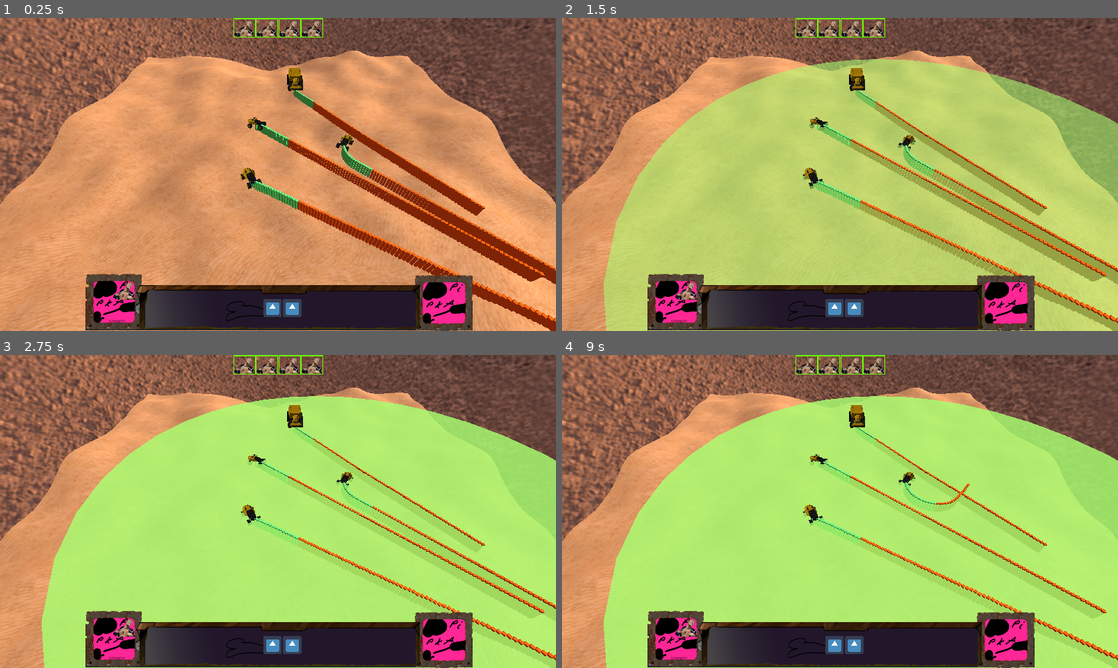
Above: before the commit, frames 1-4 (two rows, left to right).
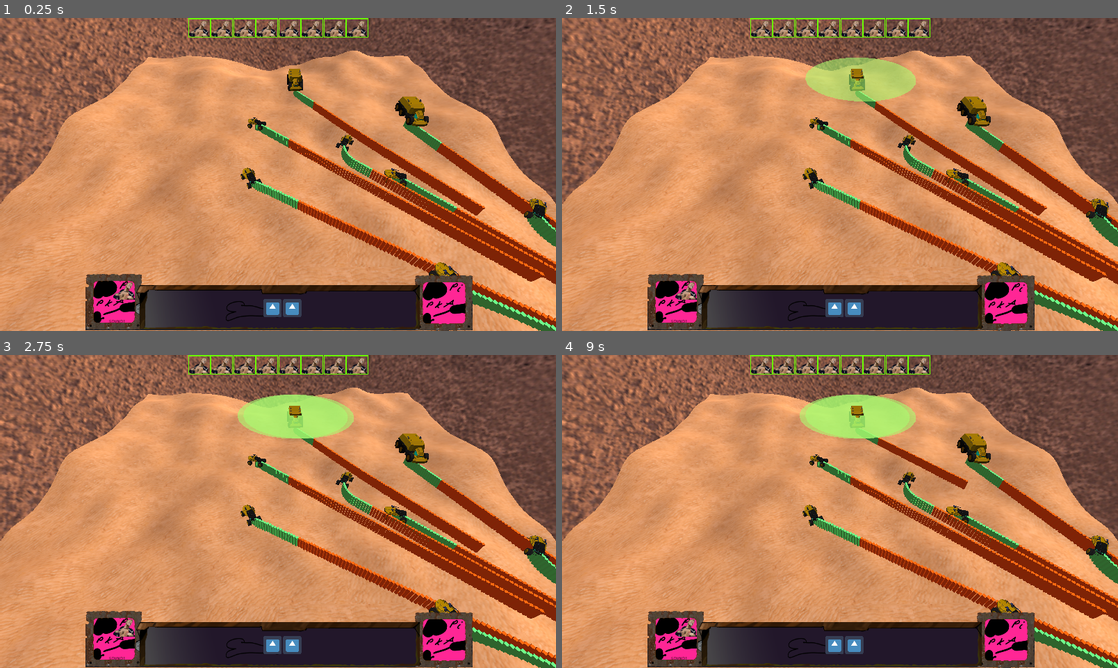
Above: after the commit, the same moments.

Repository: RealmHost002/game_about_desert_and_corovans
Game: Godot game, scene res://main.tscn
The game is run twice, just before and just after one commit, with the same random seed, the same clock (stepped at 60 frames per second) and the same inputs. The engine's default icon, where the game draws it, is replaced by a stand-in: a white triangle on a blue panel in a dark square.
Inputs (mouse positions are in pixels of both pictures, inside the frame that each line leads up to):
- Up to frame 1 (0.25 s): no input
- Up to frame 2 (1.5 s): click (806, 27) at 0.52 s; click (834, 309) at 1.27 s
- Up to frame 3 (2.75 s): click (289, 646) at 2.02 s
- Up to frame 4 (9 s): click (806, 364) at 2.77 s; click (834, 646) at 3.5 s; click (834, 646) at 4.25 s; click (851, 646) at 5.02 s; click (806, 364) at 5.77 s; click (834, 646) at 6.52 s; click (834, 646) at 7.27 s; click (851, 646) at 8.02 s; tap Enter at 8.75 s; move the mouse to (962, 495) at 8.77 s; press the mouse at (962, 495) at 8.78 s

The runs differ from the first frame. In frame 1, 3.8% of the frame differs, in the area x 33-100%, y 0-100%; in frame 2, 56%; in frame 3, 56%; in frame 4, 56%, in the area x 7-100%, y 0-100%.

Commit message:
Some bugfix

Diff:
--- a/car.gd
+++ b/car.gd
@@ -27,11 +27,8 @@
 
 # Called every frame. 'delta' is the elapsed time since the previous frame.
 func _process(delta):
-
 	forward = (get_node("dirs/forward").global_transform.origin - self.global_transform.origin).normalized()
-
 	var angle_to_destination = forward.angle_to(destination - self.global_transform.origin)
-
 	self.rotate(Vector3(0,1,0), sign(forward.cross(destination - self.global_transform.origin).y) * delta * clamp(angle_to_destination, 0.5, 1) * rotation_speed)
 	self.global_transform.origin += forward * delta * speed
 	if image:
--- a/main.tscn
+++ b/main.tscn
@@ -82,6 +82,26 @@
 ] instance=ExtResource( 2 )]
 transform = Transform( 0.0866914, 0, 0.0498458, 0, 0.1, 0, -0.0498458, 0, 0.0866914, 9.018, 2, 13.188 )
 
+[node name="Spatial3" parent="cars" groups=[
+"ally",
+] instance=ExtResource( 2 )]
+transform = Transform( 0.0835808, 0, -0.0549022, 0, 0.1, 0, 0.0549022, 0, 0.0835808, 17.8365, 2, 14.5685 )
+
+[node name="Spatial4" parent="cars" groups=[
+"ally",
+] instance=ExtResource( 2 )]
+transform = Transform( 0.0383924, 0, 0.0923365, 0, 0.1, 0, -0.0923365, 0, 0.0383924, 14.0605, 2, 13.1475 )
+
+[node name="SpatialE3" parent="cars" groups=[
+"ally",
+] instance=ExtResource( 8 )]
+transform = Transform( 0.1, 0, 0, 0, 0.1, 0, 0, 0, 0.1, 16.0066, 2.32924, 9.46098 )
+
+[node name="SpatialE4" parent="cars" groups=[
+"enemy",
+] instance=ExtResource( 2 )]
+transform = Transform( 0.0866914, 0, 0.0498458, 0, 0.1, 0, -0.0498458, 0, 0.0866914, 14.0965, 2, 16.5795 )
+
 [node name="BGMASTER" type="Spatial" parent="."]
 script = ExtResource( 4 )
 
--- a/scripts/weapons/weapon.gd
+++ b/scripts/weapons/weapon.gd
@@ -11,7 +11,7 @@
 var is_active = false
 var camera
 var target = 0
-var distance = 10.0
+var distance = 3.0
 var path_to_fire_anim_node = "res://trash textures/laser_beam.tscn"
 var t = 0.0
 
@@ -33,14 +33,14 @@
 		ntex = mastercar.image
 	var final_scale = Vector3(0,0,0)
 
-	for node in get_parent().get_parent().get_parent().get_parent().get_children():
-		if node != get_parent().get_parent().get_parent():
-			target = node
+#	for node in get_parent().get_parent().get_parent().get_parent().get_children():
+#		if node != get_parent().get_parent().get_parent():
+#			target = node
 	var lb = load(path_to_fire_anim_node).instance()
 	get_parent().get_parent().get_parent().get_parent().get_parent().add_child(lb)
 	lb.global_transform = self.global_transform
 	lb.look_at(target.global_transform.origin, Vector3(0,1,0))
-
+	lb.set_surface_material(0, lb.get_surface_material(0).duplicate(true))
 #	lb.scale.z *= clamp((target.global_transform.origin - self.global_transform.origin).length(), 0, distance)
 	lb.scale.x *= 0.1
 
@@ -55,7 +55,7 @@
 			some_pos.y -= 1024
 
 
-		s_p += (target.global_transform.origin - lb.global_transform.origin) * step
+		s_p += (target.global_transform.origin - lb.global_transform.origin) * step * 0.1
 		if (s_p - lb.global_transform.origin).length() > (target.global_transform.origin - lb.global_transform.origin).length():
 			break
 
@@ -67,7 +67,8 @@
 		lb.scale.z *= (s_p - lb.global_transform.origin).length()
 	else:
 		lb.scale.z *= clamp((target.global_transform.origin - self.global_transform.origin).length(), 0, distance)
-#	print(c)
+#		print('ds',(target.global_transform.origin - self.global_transform.origin).length(),'max', distance, 'scale', lb.scale.z )
+
 	#IVAN PIDARAS
 
 	pass
@@ -81,7 +82,7 @@
 		counter += 1
 		fire()
 		some_step = step_time / burst_size * (constants.rng.randf() + 0.5)
-		print(counter)
+#		print(counter)
 
 
 func _input(event):
@@ -97,12 +98,13 @@
 		var to = from + camera.project_ray_normal(event.position) * ray_length
 		var space_state = get_world().direct_space_state
 		var result = space_state.intersect_ray(from, to, [self, get_tree().get_root().get_node('Spatial/camera_look_at/StaticBody')])
-#		print(result)
+		print(result)
 		if result:
 			if result['collider'].get_parent() in get_tree().get_nodes_in_group('ally'):
 				pass
 			else:
 				target = result['collider'].get_parent()
+				print(target.get_child(4))
 				unactivate()
 	if event.is_action_pressed("tb2"):
 		fire()
--- a/trash textures/laser_beam.gd
+++ b/trash textures/laser_beam.gd
@@ -6,6 +6,7 @@
 
 # Called when the node enters the scene tree for the first time.
 func _ready():
+#	self.set_surface_material(0, self.get_surface_material(0).duplicate(true))
 	get_node("AnimationPlayer").playback_speed = speed
 	lifetime /= speed
 	pass # Replace with function body.
--- a/trash textures/truck_test.tscn
+++ b/trash textures/truck_test.tscn
@@ -89,6 +89,7 @@
 script = ExtResource( 2 )
 
 [node name="body" type="MeshInstance" parent="."]
+transform = Transform( 1, 0, 0, 0, 1, 0, 0, 0, 1, 0, -0.318583, 0 )
 mesh = SubResource( 6 )
 material/0 = ExtResource( 3 )
 material/1 = ExtResource( 11 )
